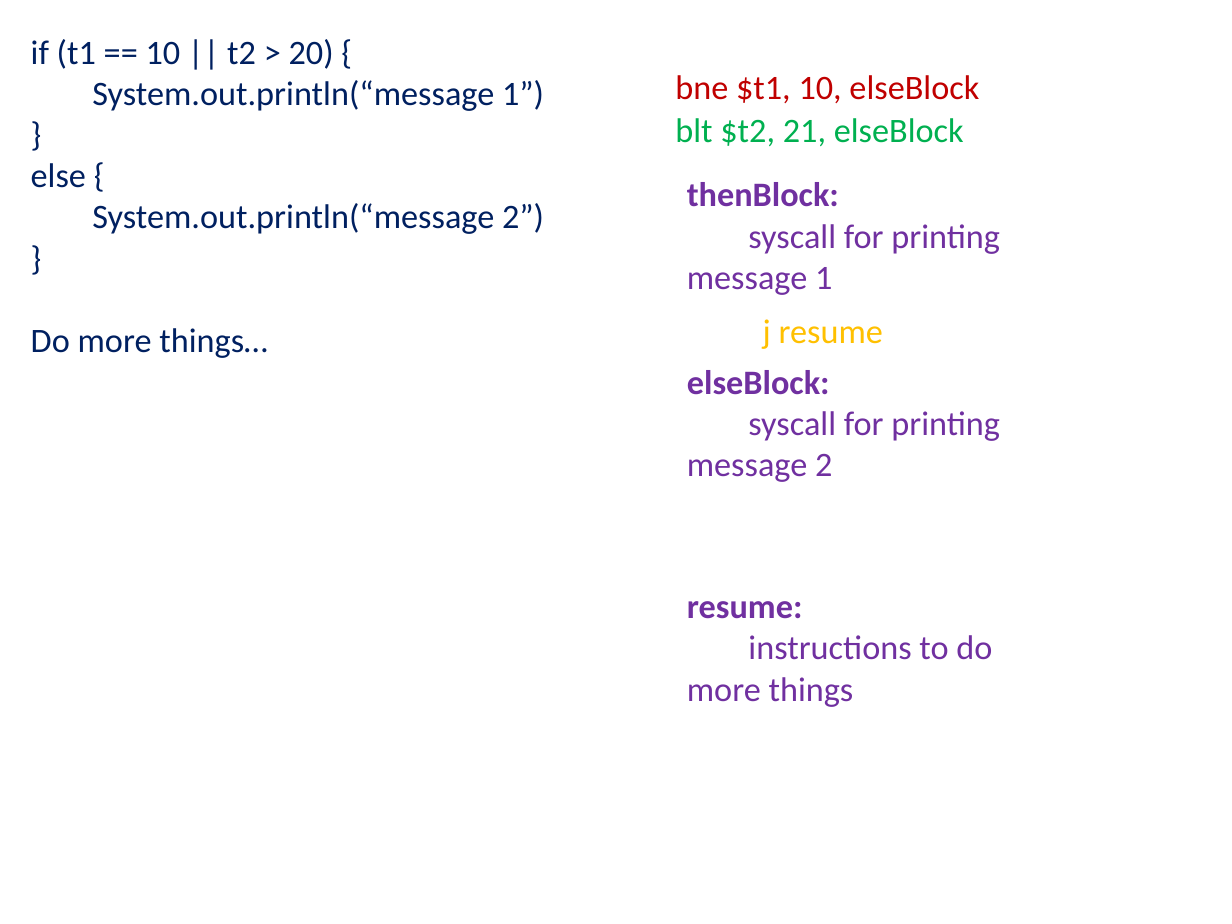
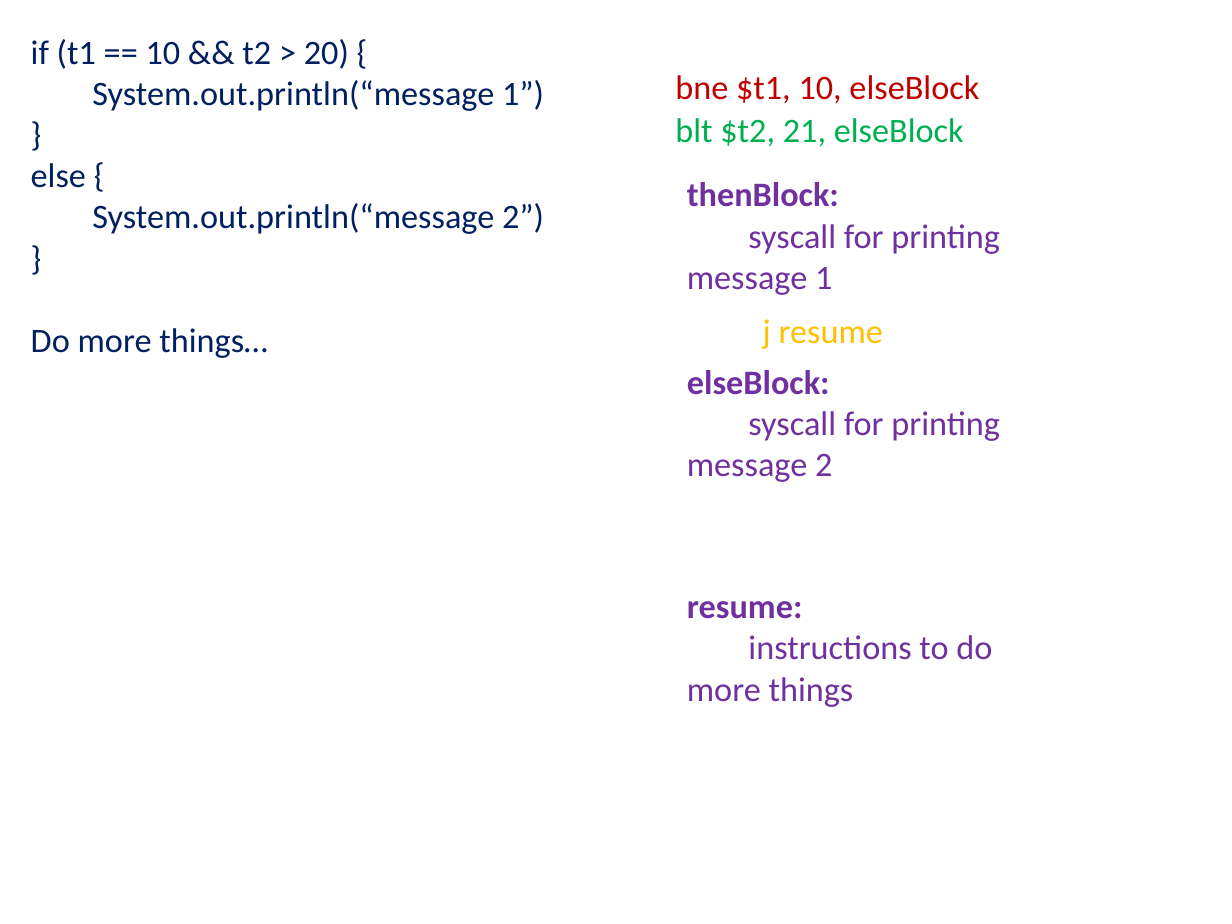
Before and after one commit to saixu/CS447, a slide deck: slide 8 of cs447_lab4_Sept30.pptx. Drawn at 1232x924 pixels with LibreOffice and Linux fonts; fonts in the diff are those of the drawing. Boxes give left, top, right and bottom in pixels: in the first picture for what was removed or moved away, otherwise in the second. Text is boxed around its words. In the diff, an @@ line names an element or a change of style, - is before the commit and + after.

Commit message:
changed || to && on final slide

```diff
--- a/cs447_lab4_Sept30.pptx
+++ b/cs447_lab4_Sept30.pptx
@@ text at [31, 39, 349, 69]: text changed @@
-if (t1 == 10 || t2 > 20) {
+if (t1 == 10 && t2 > 20) {
```
